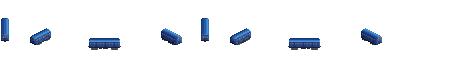
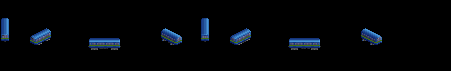
Revision of a layered 451×71 image; what changed, layer by layer:
showed "SL", painted on it over [1,35,382,46]
painted on "C4" over [1,37,382,48]
